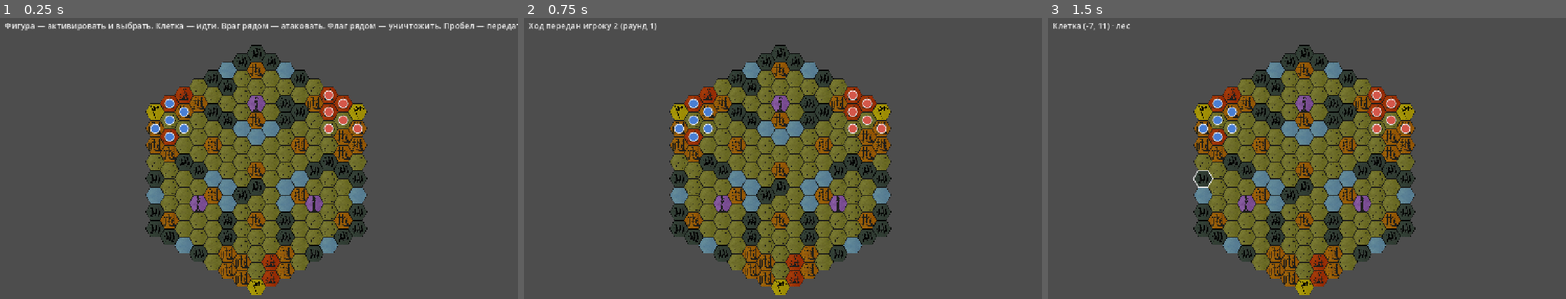
Above: before the commit, frames 1-3 (left to right).
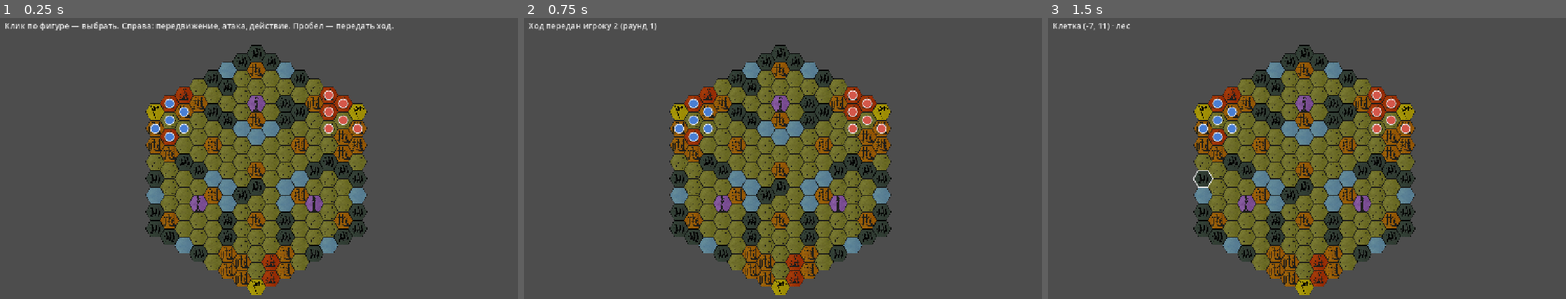
Above: after the commit, the same moments.

Repository: nehudozhn1ktg-ops/OL
Game: Godot game, scene res://scenes/main.tscn
Two runs of this game, one before a commit and one after it. Both use one fixed random seed, a clock stepped at 60 frames per second and the inputs below.
Inputs (mouse positions are in pixels of both pictures, inside the frame that each line leads up to):
- Up to frame 1 (0.25 s): no input
- Up to frame 2 (0.75 s): tap Enter at 0.5 s; move the mouse to (896, 144) at 0.52 s; tap Space at 0.6 s; click (896, 144) at 0.67 s
- Up to frame 3 (1.5 s): tap Space at 0.77, 1.07, 1.25, 1.35 s; move the mouse to (1198, 172) at 1.27 s; click (1198, 172) at 1.42 s

The runs differ from the first frame. In frame 1, 1.2% of the frame differs, in the area x 0-100%, y 1-5%; in frame 2, nothing differs; in frame 3, nothing differs.

Commit message:
Интерфейс: панель действий, подсказка способности, строка характеристик
- hud.gd: справа кнопки «передвижение/атака/действие», подсказка при наведении,
  строка «урон D4+бонус — 4-7, передвижение, броня 4-7»
- иконки из артов: assets/ui (меч, сапог, щит, действие) через tools/prepare_ui_icons.py
- hex_grid: выбор фигуры больше не включает подсветку, режимы move/attack,
  подсветка целей атаки, событие наведения
- unit.gd: текст способности с карты персонажа
- decisions: ADR-004 клетка снесённого флага проходима; ASSUMPTION-001 закрыт

Diff:
--- a/scenes/main.tscn
+++ b/scenes/main.tscn
@@ -1,7 +1,8 @@
-[gd_scene load_steps=3 format=3]
+[gd_scene load_steps=4 format=3]
 
 [ext_resource type="Script" path="res://scripts/main.gd" id="1_main"]
 [ext_resource type="Script" path="res://scripts/hex_grid.gd" id="2_grid"]
+[ext_resource type="Script" path="res://scripts/hud.gd" id="3_hud"]
 
 [node name="Main" type="Node2D"]
 script = ExtResource("1_main")
@@ -20,3 +21,13 @@
 theme_override_colors/font_color = Color(0.92, 0.92, 0.92, 1)
 theme_override_font_sizes/font_size = 20
 text = "Наведите курсор на клетку"
+
+[node name="Hud" type="Control" parent="UI"]
+layout_mode = 3
+anchors_preset = 15
+anchor_right = 1.0
+anchor_bottom = 1.0
+grow_horizontal = 2
+grow_vertical = 2
+mouse_filter = 2
+script = ExtResource("3_hud")
--- a/scripts/hex_grid.gd
+++ b/scripts/hex_grid.gd
@@ -4,6 +4,9 @@
 ## Поле, фигуры и ввод. Правила не здесь: что можно — решают Board и Game.
 
 signal status(text: String)
+signal unit_selected_changed(unit: Unit)
+signal unit_hovered_changed(unit: Unit)
+signal action_changed(mode: String)
 
 const SQRT3 := 1.7320508075688772
 const MAP_PATH := "res://assets/maps/data/1x1x1.json"
@@ -33,6 +36,7 @@
 const COLOR_HOVER := Color("#f0f0f0")
 const COLOR_SELECTED := Color("#ffd447")
 const COLOR_MOVE_HINT := Color("#ffffff")
+const COLOR_ATTACK := Color("#ff6b5a")
 
 @export var hex_size: float = 42.0
 @export var map_radius: int = 3
@@ -42,7 +46,11 @@
 var hovered: Vector2i = Vector2i.ZERO
 var has_hover: bool = false
 var selected_unit: Unit = null
+var hovered_unit: Unit = null
 var legal_cells: Array[Vector2i] = []
+var attack_targets: Array[Unit] = []
+## Что выбрано в панели действий: "", "move", "attack", "action".
+var action_mode: String = ""
 
 
 func _ready() -> void:
@@ -204,6 +212,9 @@
 		_draw_outline(selected_unit.coord, COLOR_SELECTED, 3.0)
 	if has_hover and board.has_cell(hovered):
 		_draw_outline(hovered, COLOR_HOVER, 2.0)
+	for target in attack_targets:
+		if board.has_cell(target.coord):
+			_draw_outline(target.coord, COLOR_ATTACK, 3.0)
 
 	for unit in game.units:
 		_draw_unit(unit)
@@ -241,17 +252,46 @@
 	draw_polyline(outline, color, width, true)
 
 
+## Выбрать фигуру: подсветки нет, пока игрок не выберет действие справа.
 func select_unit(unit: Unit) -> void:
 	selected_unit = unit
-	legal_cells = game.reachable(unit)
-	var note := "уже активирована"
-	if not unit.activated:
-		if game.activate(unit):
-			note = "активирована"
-		else:
-			note = game.can_activate(unit)["reason"]
+	action_mode = ""
+	legal_cells = []
+	attack_targets = []
 	queue_redraw()
-	status.emit("Фигура игрока %d: %s. Клеток для хода: %d" % [unit.owner, note, legal_cells.size()])
+	unit_selected_changed.emit(unit)
+	unit_hovered_changed.emit(unit)
+	status.emit("«%s» игрока %d — выберите действие справа" % [_unit_name(unit), unit.owner])
+
+
+## Действие из панели: передвижение / атака / особое действие.
+func choose_action(mode: String) -> void:
+	if selected_unit == null:
+		return
+	match mode:
+		"move":
+			action_mode = "move"
+			legal_cells = game.reachable(selected_unit)
+			attack_targets = []
+			status.emit("Передвижение: клеток %d. Клик по клетке" % legal_cells.size())
+		"attack":
+			if not selected_unit.activated and not game.activate(selected_unit):
+				status.emit(game.can_activate(selected_unit)["reason"])
+				return
+			action_mode = "attack"
+			attack_targets = game.attackable_targets(selected_unit)
+			legal_cells = []
+			status.emit("Атака: целей %d. Клик по противнику" % attack_targets.size())
+		_:
+			action_mode = ""
+			legal_cells = []
+			attack_targets = []
+	action_changed.emit(action_mode)
+	queue_redraw()
+
+
+func _unit_name(unit: Unit) -> String:
+	return unit.name_ru if unit.name_ru != "" else "фигура"
 
 
 func _click(coord: Vector2i) -> void:
@@ -263,16 +303,14 @@
 		select_unit(clicked)
 		return
 
-	if selected_unit != null and clicked != null and clicked.owner != game.current_player:
+	if selected_unit != null and clicked != null and action_mode == "attack" and attack_targets.has(clicked):
 		var blow := game.attack(selected_unit, clicked)
 		if blow["reason"] != "" and blow["damage"] == 0:
 			status.emit(blow["reason"])
 			return
 		var text := "Атака: урон %d против защиты %d. %s" % [
 			blow["damage"], blow["defense"], blow["reason"]]
-		selected_unit = null
-		legal_cells.clear()
-		queue_redraw()
+		_clear_selection()
 		status.emit(text)
 		return
 
@@ -282,37 +320,47 @@
 			status.emit(flag_verdict["reason"])
 			return
 		var blow_flag := game.attack_flag(selected_unit, coord)
-		selected_unit = null
+		_clear_selection()
+		status.emit(blow_flag["reason"])
+		return
+
+	if selected_unit != null and action_mode == "move":
+		var verdict := game.can_move(selected_unit, coord)
+		if not verdict["ok"]:
+			status.emit(verdict["reason"])
+			return
+		var mover := selected_unit
+		game.move_unit(mover, coord)
+		action_mode = ""
 		legal_cells.clear()
+		attack_targets.clear()
 		queue_redraw()
-		status.emit(blow_flag["reason"])
-		return
-
-	if selected_unit != null:
-		var verdict := game.can_move(selected_unit, coord)
-		if verdict["ok"]:
-			var mover := selected_unit
-			game.move_unit(mover, coord)
-			queue_redraw()
-			var note := _reaction_note()
-			if not game.units.has(mover):
-				selected_unit = null
-				legal_cells.clear()
-				status.emit("Фигура погибла от реакции укрепления.%s" % note)
-				return
-			if mover.activated and not mover.attacked:
-				legal_cells = []
-				status.emit("Фигура перешла. Можно атаковать соседнюю цель или нажать пробел%s" % note)
-			else:
-				selected_unit = null
-				legal_cells.clear()
-				status.emit("Фигура перешла. Нажмите пробел, чтобы передать ход%s" % note)
+		var note := _reaction_note()
+		if not game.units.has(mover):
+			_clear_selection()
+			status.emit("Фигура погибла от реакции укрепления.%s" % note)
+			return
+		if mover.activated and not mover.attacked:
+			status.emit("Фигура перешла. Можно атаковать соседнюю цель или нажать пробел%s" % note)
 		else:
-			status.emit(verdict["reason"])
-			queue_redraw()
+			_clear_selection()
+			status.emit("Фигура перешла. Нажмите пробел, чтобы передать ход%s" % note)
+		return
+
+	if selected_unit != null and clicked != null:
+		status.emit("Выберите действие справа: «атака», чтобы ударить по цели")
 		return
 
 	status.emit("Клетка (%d, %d) · %s" % [coord.x, coord.y, _terrain_name(board.terrain_at(coord))])
+
+
+func _clear_selection() -> void:
+	selected_unit = null
+	action_mode = ""
+	legal_cells.clear()
+	attack_targets.clear()
+	queue_redraw()
+	unit_selected_changed.emit(null)
 
 
 ## Подпись о реакции укрепления после перехода (ADR-002).
@@ -357,17 +405,17 @@
 		elif has_hover:
 			has_hover = false
 			queue_redraw()
+		var under_cursor: Unit = game.unit_at(coord) if board.has_cell(coord) else null
+		if under_cursor != hovered_unit:
+			hovered_unit = under_cursor
+			unit_hovered_changed.emit(under_cursor)
 	elif event is InputEventMouseButton and event.pressed:
 		if event.button_index == MOUSE_BUTTON_LEFT:
 			_click(pixel_to_hex(get_local_mouse_position()))
 		elif event.button_index == MOUSE_BUTTON_RIGHT:
-			selected_unit = null
-			legal_cells.clear()
-			queue_redraw()
+			_clear_selection()
 			status.emit("Выбор снят")
 	elif event is InputEventKey and event.pressed and event.keycode == KEY_SPACE:
 		game.end_turn()
-		selected_unit = null
-		legal_cells.clear()
-		queue_redraw()
+		_clear_selection()
 		status.emit("Ход передан игроку %d (раунд %d)" % [game.current_player, game.round_number])
--- /dev/null
+++ b/scripts/hud.gd
@@ -0,0 +1,284 @@
+extends Control
+class_name Hud
+
+## Интерфейс партии: панель действий справа, подсказка способности при наведении
+## и постоянная строка характеристик выбранной/наведённой фигуры.
+##
+## Формат характеристик по канону боя: D4 + бонус, поэтому урон и броня
+## показываются диапазоном «бонус+1 … бонус+4», передвижение — одним числом.
+
+const ICON_DAMAGE := preload("res://assets/ui/damage.png")
+const ICON_MOVE := preload("res://assets/ui/move.png")
+const ICON_ARMOR := preload("res://assets/ui/armor.png")
+const ICON_ACTION := preload("res://assets/ui/action.png")
+
+const COLOR_TEXT := Color(0.94, 0.94, 0.92)
+const COLOR_DIM := Color(0.72, 0.74, 0.78)
+const COLOR_ACCENT := Color("#ffd447")
+
+const ICON_SIZE := Vector2(56.0, 56.0)
+const STAT_ICON_SIZE := Vector2(34.0, 34.0)
+
+var grid: HexGrid = null
+var selected: Unit = null
+var hovered: Unit = null
+
+var _actions: PanelContainer
+var _btn_move: TextureButton
+var _btn_attack: TextureButton
+var _btn_action: TextureButton
+var _stats: PanelContainer
+var _lbl_damage: Label
+var _lbl_move: Label
+var _lbl_armor: Label
+var _tooltip: PanelContainer
+var _lbl_tooltip: Label
+## Подсказка ходит за курсором; на снимке её ставят в заданную точку.
+var _follow_mouse: bool = true
+
+
+func _ready() -> void:
+	set_anchors_and_offsets_preset(Control.PRESET_FULL_RECT)
+	mouse_filter = Control.MOUSE_FILTER_IGNORE
+	_build_actions()
+	_build_stats()
+	_build_tooltip()
+	_refresh(null, null)
+
+
+func bind(grid_: HexGrid) -> void:
+	grid = grid_
+	grid.unit_selected_changed.connect(_on_selected_changed)
+	grid.unit_hovered_changed.connect(_on_hovered_changed)
+	grid.action_changed.connect(_on_action_changed)
+
+
+# --- Построение --------------------------------------------------------------
+
+func _build_actions() -> void:
+	_actions = PanelContainer.new()
+	_actions.mouse_filter = Control.MOUSE_FILTER_STOP
+	_actions.anchor_left = 1.0
+	_actions.anchor_right = 1.0
+	_actions.anchor_top = 0.5
+	_actions.anchor_bottom = 0.5
+	_actions.offset_left = -96.0
+	_actions.offset_right = -16.0
+	_actions.offset_top = -124.0
+	_actions.offset_bottom = 124.0
+	_actions.add_theme_stylebox_override("panel", _panel_style())
+	add_child(_actions)
+
+	var column := VBoxContainer.new()
+	column.add_theme_constant_override("separation", 10)
+	_actions.add_child(column)
+
+	_btn_move = _make_button(ICON_MOVE, "Передвижение")
+	_btn_move.pressed.connect(func(): _choose("move"))
+	_btn_attack = _make_button(ICON_DAMAGE, "Атака")
+	_btn_attack.pressed.connect(func(): _choose("attack"))
+	_btn_action = _make_button(ICON_ACTION, "Действие")
+	_btn_action.pressed.connect(func(): _choose("action"))
+	column.add_child(_btn_move)
+	column.add_child(_btn_attack)
+	column.add_child(_btn_action)
+	_actions.visible = false
+
+
+func _build_stats() -> void:
+	_stats = PanelContainer.new()
+	_stats.mouse_filter = Control.MOUSE_FILTER_IGNORE
+	_stats.anchor_left = 0.5
+	_stats.anchor_right = 0.5
+	_stats.anchor_top = 0.0
+	_stats.anchor_bottom = 0.0
+	_stats.offset_left = -230.0
+	_stats.offset_right = 230.0
+	_stats.offset_top = 64.0
+	_stats.offset_bottom = 122.0
+	_stats.add_theme_stylebox_override("panel", _panel_style())
+	add_child(_stats)
+
+	var row := HBoxContainer.new()
+	row.alignment = BoxContainer.ALIGNMENT_CENTER
+	row.add_theme_constant_override("separation", 26)
+	_stats.add_child(row)
+
+	var damage_box := _stat_box(ICON_DAMAGE)
+	_lbl_damage = damage_box[1]
+	row.add_child(damage_box[0])
+
+	var move_box := _stat_box(ICON_MOVE)
+	_lbl_move = move_box[1]
+	row.add_child(move_box[0])
+
+	var armor_box := _stat_box(ICON_ARMOR)
+	_lbl_armor = armor_box[1]
+	row.add_child(armor_box[0])
+	_stats.visible = false
+
+
+func _build_tooltip() -> void:
+	_tooltip = PanelContainer.new()
+	_tooltip.mouse_filter = Control.MOUSE_FILTER_IGNORE
+	_tooltip.add_theme_stylebox_override("panel", _panel_style(Color(0.09, 0.10, 0.13, 0.96)))
+	_tooltip.custom_minimum_size = Vector2(260.0, 0.0)
+	add_child(_tooltip)
+
+	var margin := MarginContainer.new()
+	margin.add_theme_constant_override("margin_left", 12)
+	margin.add_theme_constant_override("margin_right", 12)
+	margin.add_theme_constant_override("margin_top", 8)
+	margin.add_theme_constant_override("margin_bottom", 8)
+	_tooltip.add_child(margin)
+
+	_lbl_tooltip = Label.new()
+	_lbl_tooltip.autowrap_mode = TextServer.AUTOWRAP_WORD_SMART
+	_lbl_tooltip.custom_minimum_size = Vector2(240.0, 0.0)
+	_lbl_tooltip.add_theme_font_size_override("font_size", 16)
+	_lbl_tooltip.add_theme_color_override("font_color", COLOR_TEXT)
+	margin.add_child(_lbl_tooltip)
+	_tooltip.visible = false
+
+
+func _panel_style(color: Color = Color(0.06, 0.07, 0.09, 0.88)) -> StyleBoxFlat:
+	var style := StyleBoxFlat.new()
+	style.bg_color = color
+	style.corner_radius_top_left = 10
+	style.corner_radius_top_right = 10
+	style.corner_radius_bottom_left = 10
+	style.corner_radius_bottom_right = 10
+	style.content_margin_left = 10.0
+	style.content_margin_right = 10.0
+	style.content_margin_top = 10.0
+	style.content_margin_bottom = 10.0
+	return style
+
+
+func _make_button(texture: Texture2D, hint: String) -> TextureButton:
+	var button := TextureButton.new()
+	button.texture_normal = texture
+	button.ignore_texture_size = true
+	button.stretch_mode = TextureButton.STRETCH_KEEP_ASPECT_CENTERED
+	button.custom_minimum_size = ICON_SIZE
+	button.tooltip_text = hint
+	return button
+
+
+## Пара «иконка + значение» для строки характеристик.
+func _stat_box(texture: Texture2D) -> Array:
+	var box := HBoxContainer.new()
+	box.add_theme_constant_override("separation", 6)
+
+	var icon := TextureRect.new()
+	icon.texture = texture
+	icon.custom_minimum_size = STAT_ICON_SIZE
+	icon.expand_mode = TextureRect.EXPAND_IGNORE_SIZE
+	icon.stretch_mode = TextureRect.STRETCH_KEEP_ASPECT_CENTERED
+	box.add_child(icon)
+
+	var label := Label.new()
+	label.text = "—"
+	label.add_theme_font_size_override("font_size", 26)
+	label.add_theme_color_override("font_color", COLOR_TEXT)
+	label.vertical_alignment = VERTICAL_ALIGNMENT_CENTER
+	box.add_child(label)
+	return [box, label]
+
+
+# --- Реакция на события поля ------------------------------------------------
+
+func _on_selected_changed(unit: Unit) -> void:
+	selected = unit
+	_refresh(unit, hovered)
+	if unit == null:
+		_actions.visible = false
+		return
+	if not _actions.visible:
+		_actions.visible = true
+	_update_buttons(unit)
+
+
+func _on_hovered_changed(unit: Unit) -> void:
+	hovered = unit
+	_follow_mouse = true
+	if unit != null:
+		_show_tooltip(unit)
+	else:
+		_tooltip.visible = false
+	_refresh(selected, unit)
+
+
+func _on_action_changed(_mode: String) -> void:
+	if selected != null:
+		_update_buttons(selected)
+
+
+func _update_buttons(unit: Unit) -> void:
+	_btn_move.disabled = unit.moved
+	_btn_attack.disabled = unit.attacked or not unit.can_attack
+	# «Действие» показываем только когда оно есть у фигуры (текст карты).
+	var has_action := unit.ability_text.contains("Действие")
+	_btn_action.visible = has_action
+	# Панель подстраивает высоту под число кнопок: отступы 10+10, шаг 10.
+	var count := 3 if has_action else 2
+	var height := 20.0 + count * ICON_SIZE.y + (count - 1) * 10.0
+	_actions.offset_top = -height * 0.5
+	_actions.offset_bottom = height * 0.5
+
+
+func _choose(mode: String) -> void:
+	if grid == null:
+		return
+	if mode == "action" and selected != null:
+		grid.status.emit(selected.ability_text)
+		return
+	grid.choose_action(mode)
+
+
+# --- Содержимое ---------------------------------------------------------------
+
+func _refresh(selected_unit: Unit, hovered_unit: Unit) -> void:
+	var unit: Unit = hovered_unit if hovered_unit != null else selected_unit
+	if unit == null:
+		_stats.visible = false
+		return
+	_stats.visible = true
+	# D4 + бонус: минимальное значение — бонус + 1, максимальное — бонус + 4.
+	_lbl_damage.text = "%d-%d" % [unit.damage + 1, unit.damage + 4]
+	_lbl_move.text = "%d" % unit.move
+	_lbl_armor.text = "%d-%d" % [unit.armor + 1, unit.armor + 4]
+
+
+func _show_tooltip(unit: Unit) -> void:
+	var title := unit.name_ru if unit.name_ru != "" else "Фигура"
+	var kind_name := {"king": "Король", "commander": "Командир", "pawn": "Пешка"}
+	var lines: Array[String] = ["%s · %s игрока %d" % [title, kind_name.get(unit.kind, ""), unit.owner]]
+	if unit.wounded:
+		lines.append("Ранена.")
+	if unit.ability_text != "":
+		lines.append(unit.ability_text)
+	else:
+		lines.append("Особой способности нет.")
+	_lbl_tooltip.text = "\n".join(lines)
+	_tooltip.visible = true
+	_tooltip.reset_size()
+
+
+## Только для отладочного снимка: подсказка в заданной точке, без курсора.
+func show_tooltip_at(unit: Unit, at: Vector2) -> void:
+	_show_tooltip(unit)
+	_follow_mouse = false
+	_tooltip.reset_size()
+	_tooltip.position = at
+
+
+func _process(_delta: float) -> void:
+	if _tooltip.visible and _follow_mouse:
+		var mouse := get_global_mouse_position()
+		var view := get_viewport_rect().size
+		var size := _tooltip.size
+		var pos := mouse + Vector2(18.0, 18.0)
+		pos.x = minf(pos.x, view.x - size.x - 12.0)
+		pos.y = minf(pos.y, view.y - size.y - 12.0)
+		_tooltip.position = pos.max(Vector2(12.0, 12.0))
--- a/scripts/main.gd
+++ b/scripts/main.gd
@@ -2,11 +2,13 @@
 
 @onready var grid: HexGrid = $HexGrid
 @onready var hint: Label = $UI/Hint
+@onready var hud: Hud = $UI/Hud
 
 
 func _ready() -> void:
 	grid.status.connect(_on_status)
-	hint.text = "Фигура — активировать и выбрать. Клетка — идти. Враг рядом — атаковать. Флаг рядом — уничтожить. Пробел — передать ход."
+	hud.bind(grid)
+	hint.text = "Клик по фигуре — выбрать. Справа: передвижение, атака, действие. Пробел — передать ход."
 	if "--shot" in OS.get_cmdline_user_args():
 		_take_screenshot()
 
@@ -20,6 +22,7 @@
 	for unit in grid.game.units:
 		if unit.owner == grid.game.current_player:
 			grid.select_unit(unit)
+			hud.show_tooltip_at(unit, grid.position + grid.hex_to_pixel(unit.coord) + Vector2(70.0, -40.0))
 			break
 	await RenderingServer.frame_post_draw
 	await RenderingServer.frame_post_draw
--- a/scripts/rules/unit.gd
+++ b/scripts/rules/unit.gd
@@ -14,6 +14,8 @@
 var can_attack: bool = true
 var water_walk: bool = false
 var abilities: Array[String] = []
+## Текст способности с карты персонажа — для подсказки в интерфейсе.
+var ability_text: String = ""
 
 var wounded: bool = false
 
@@ -38,6 +40,7 @@
 	unit.damage = int(data.get("damage", 0))
 	unit.armor = int(data.get("armor", 0))
 	unit.can_attack = bool(data.get("can_attack", true))
+	unit.ability_text = str(data.get("text", ""))
 	for ability in data.get("abilities", []):
 		unit.abilities.append(str(ability))
 	return unit
Binary file added: assets/ui/action.png
Not shown, added: assets/ui/action.png.import
Binary file added: assets/ui/armor.png
Not shown, added: assets/ui/armor.png.import
Binary file added: assets/ui/attack_range.png
Not shown, added: assets/ui/attack_range.png.import
Binary file added: assets/ui/aura.png
Not shown, added: assets/ui/aura.png.import
Binary file added: assets/ui/damage.png
Not shown, added: assets/ui/damage.png.import
Binary file added: assets/ui/move.png
Not shown, added: assets/ui/move.png.import
(and 7 more such lines)
